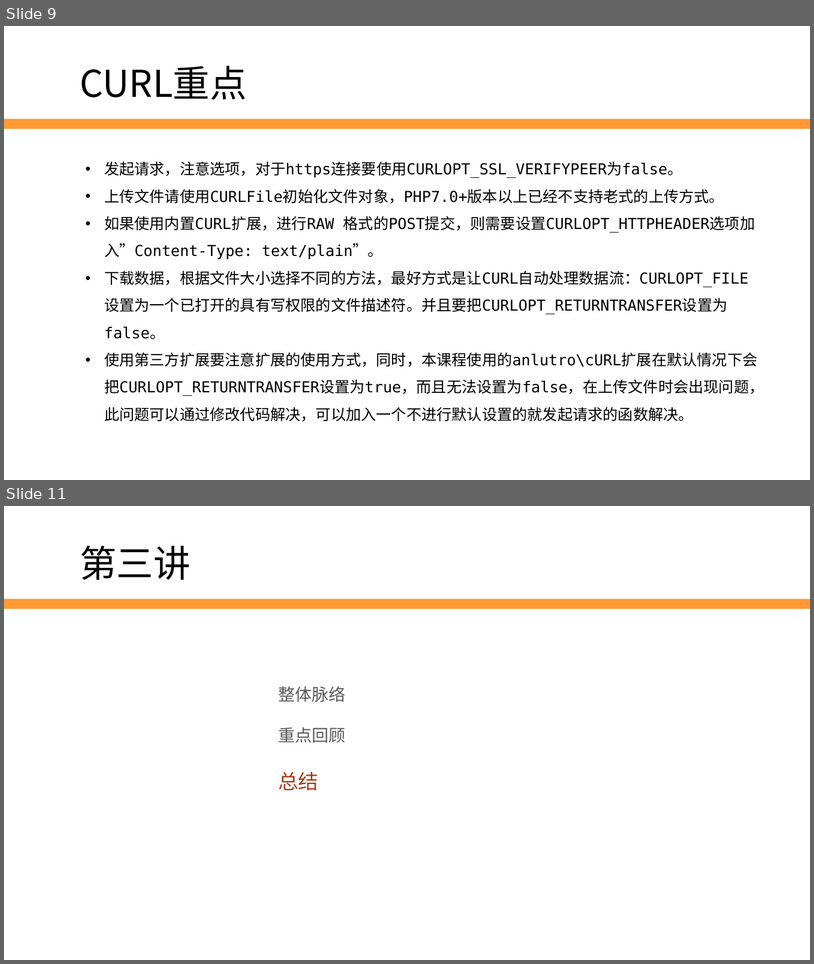
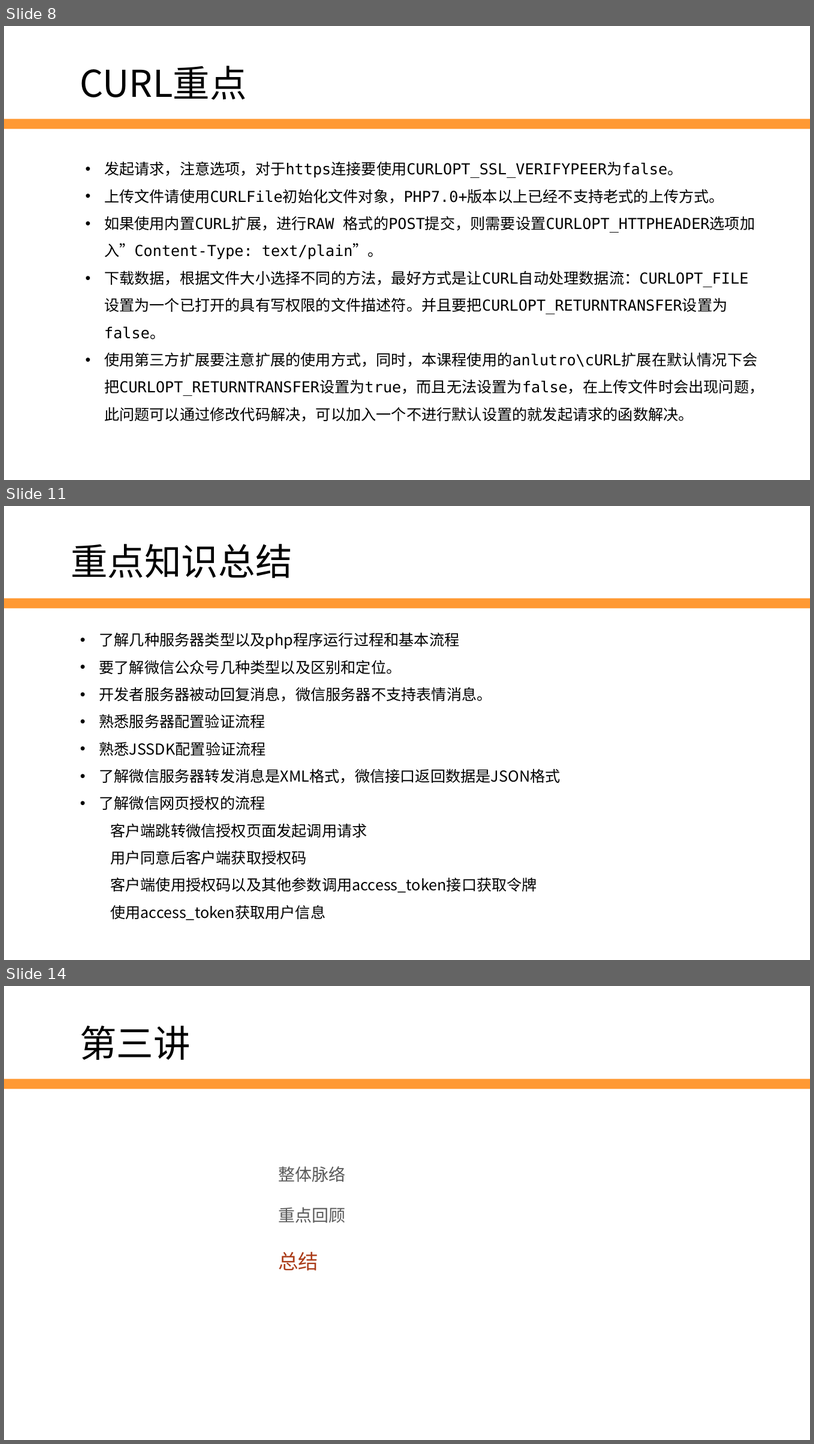
Before and after one commit to edu2act/2017-2018_1st_Wechat_Web_Programming, a slide deck: meterials/slides/ch12-revise-and-think.pptx. Shown one above the other, each under a label of ours: slides 9 and 11 before the commit, slides 8, 11 and 14 after it; the slides between them are not shown. The pictures are 814x964 and 814x1444 pixels, drawn with LibreOffice and Linux fonts; fonts in the diff are those of the drawing; background and template pictures are left out. Boxes give left, top, right and bottom in pixels: in the first picture for what was removed or moved away, otherwise in the second. Text is boxed around its words. In the diff, an @@ line names an element or a change of style, - is before the commit and + after.

```diff
--- a/meterials/slides/ch12-revise-and-think.pptx
+++ b/meterials/slides/ch12-revise-and-think.pptx
@@ slide 11 added at box(4, 506, 810, 960), background #FFFFFF @@
@@ text added at box(71, 544, 293, 578), 44 pt, text #000000 @@
+重点知识总结
@@ rectangle added at box(4, 598, 810, 608), fill #FF9933 @@
@@ text added at box(99, 632, 560, 920), 18 pt, text #000000 @@
+• 了解几种服务器类型以及php程序运行过程和基本流程
+• 要了解微信公众号几种类型以及区别和定位。
+• 开发者服务器被动回复消息，微信服务器不支持表情消息。
+• 熟悉服务器配置验证流程
+• 熟悉JSSDK配置验证流程
+• 了解微信服务器转发消息是XML格式，微信接口返回数据是JSON格式
+• 了解微信网页授权的流程
+  客户端跳转微信授权页面发起调用请求
+  用户同意后客户端获取授权码
+  客户端使用授权码以及其他参数调用access_token接口获取令牌
+  使用access_token获取用户信息
@@ what was slide 9 is now slide 8 @@
@@ what was slide 11 is now slide 14 @@
```
Also in this commit, not shown: 2 slides changed, 4 other slides added, 2 slides removed, 3 other files.
